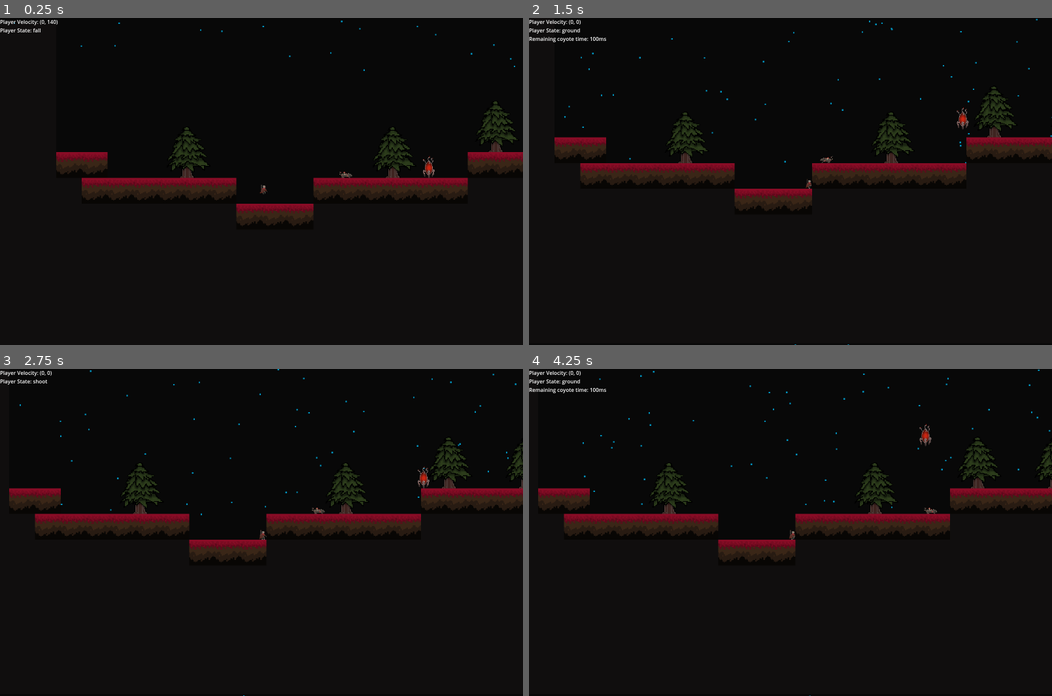
Above: before the commit, frames 1-4 (two rows, left to right).
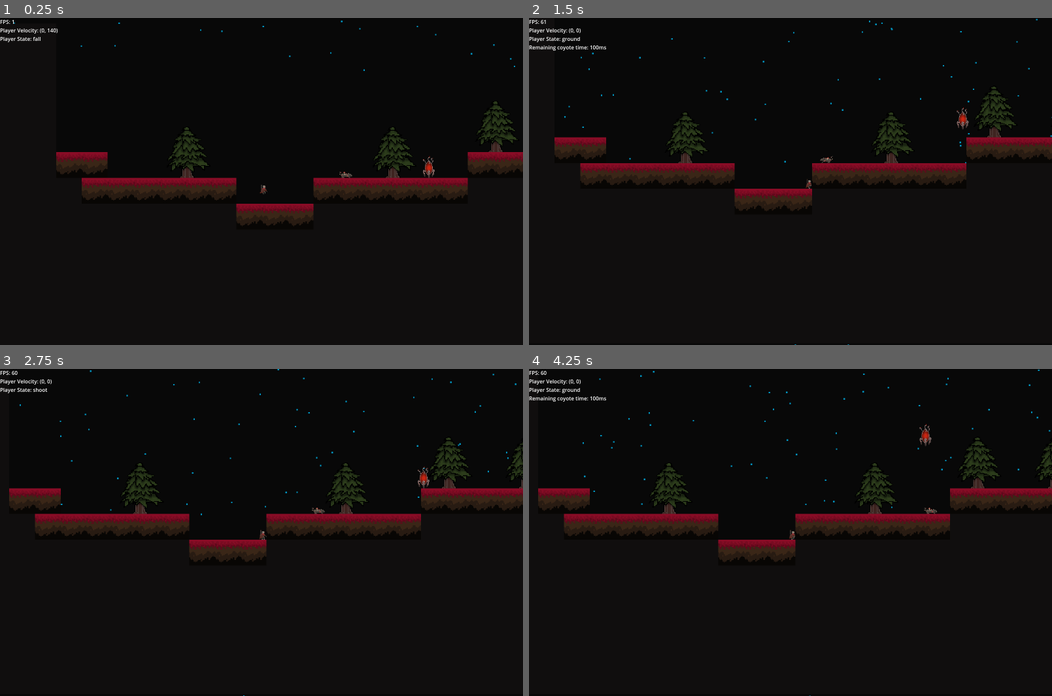
Above: after the commit, the same moments.

Repository: Rowan-Nag/Metroidvania
Game: Godot game, scene res://node_2d.tscn
Same seed, same stepped clock (60 frames per second), same inputs: the game is played once before the commit and once after it.
Inputs (mouse positions are in pixels of both pictures, inside the frame that each line leads up to):
- Up to frame 1 (0.25 s): no input
- Up to frame 2 (1.5 s): move the mouse to (905, 165) at 0.52 s; hold D (Right) from 0.53 s (still down); click (905, 165) at 0.6 s; tap Space (Jump) at 0.77 s; move the mouse to (685, 197) at 1.27 s; tap Shift (Dash) at 1.35 s
- Up to frame 3 (2.75 s): tap Space (Jump) at 1.52 s; move the mouse to (313, 460) at 2.02 s; release D (Right) at 2.03 s; hold A (Left) from 2.03 s (still down); hold Right mouse button (Rocket) from 2.03 s (still down)
- Up to frame 4 (4.25 s): move the mouse to (764, 597) at 2.77 s; release A (Left) at 2.78 s; release Right mouse button (Rocket) at 2.78 s; hold D (Right) from 2.78 s (still down); tap Q (Shield) at 2.85 s; tap Space (Jump) at 3.02, 3.77 s; move the mouse to (947, 581) at 3.52 s; click (947, 581) at 3.6 s

The runs differ from the first frame. In frame 1, 0.2% of the frame differs, in the area x 0-11%, y 0-8%; in frame 2, 0.4%; in frame 3, 0.2%; in frame 4, 0.4%, in the area x 0-15%, y 0-10%.

Commit message:
added FPS debug.

Diff:
--- a/Main.tscn
+++ b/Main.tscn
@@ -72,8 +72,6 @@
 
 [node name="Label" type="Label" parent="GUI/DebugUI"]
 layout_mode = 2
-text = "Player Velocity
-Player State"
 
 [node name="Game" type="CanvasLayer" parent="."]
 layer = 0
--- a/Scripts/DebugUI.gd
+++ b/Scripts/DebugUI.gd
@@ -14,7 +14,8 @@
 # Called every frame. 'delta' is the elapsed time since the previous frame.
 func _physics_process(delta):
 	if(player):
-		label.text = "Player Velocity: " + str(player.velocity) + "\n"
+		label.text = "FPS: " + str(Engine.get_frames_per_second()) + "\n"
+		label.text += "Player Velocity: " + str(player.velocity) + "\n"
 		label.text += "Player State: " + str(player.state_machine.current_state.name)
 	else:
 		player = Global.player
